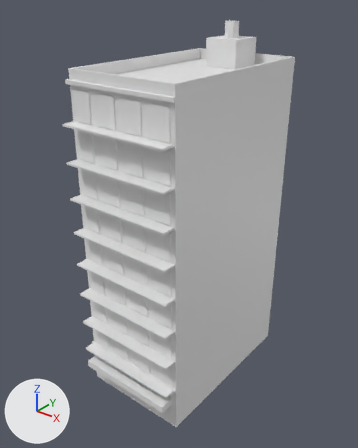
Renders of the glTF model modelos/ciudad/edificios/dep_10_a_lejos.glb from each side of a commit.
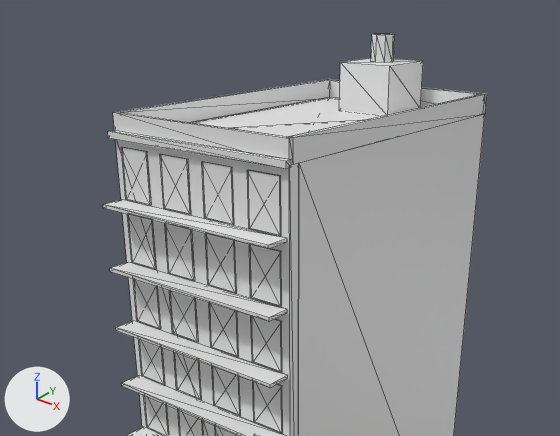
Old and new are each drawn whole from a 50 mm lens placed at (24.7, -24.2, 34.8), pointed at (-0.2, 6.9, 15.5) and again close up on the part from 0% to 95% of the width and 0% to 59% of the height. The axes (+X, +Y, +Z) are drawn at lower left. The lights are the same throughout. The last two pictures show the newer version. The close-ups show mesh edges as thin lines. Vertices at exactly the same position are counted once.

The older version as bpy lines, for what is in view:
```python
me_dep_10_a_lejos = bpy.data.meshes.new('dep_10_a_lejos')
me_dep_10_a_lejos.from_pydata(...)  # 420 vertices, 652 faces; spans x -5.1..5.1, y -1.3..16.0, z 0.0..31.9
ob_dep_10_a_lejos = bpy.data.objects.new('dep_10_a_lejos', me_dep_10_a_lejos)
ob_dep_10_a_lejos.location = (0.0, 0.0, 0.0)
```
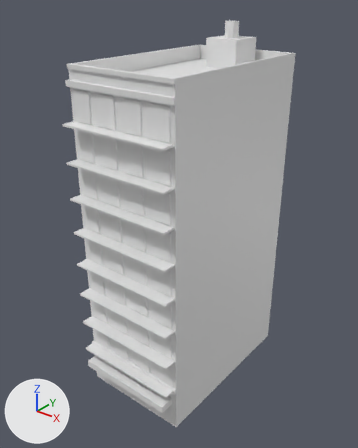
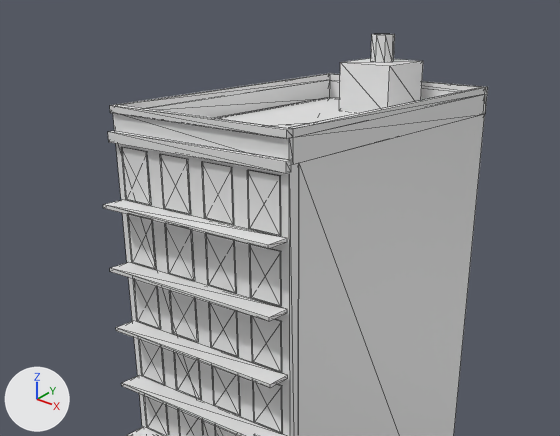
What differs and where, as boxes (x1, y1, x2, y2) in the close-ups (560 x 436 px):
'dep_10_a_lejos', reshaped: before (103, 34, 487, 436); after (103, 34, 488, 436)
part 1 of me_dep_10_a_lejos, built on: before (108, 131, 291, 169); after (108, 73, 488, 174)

The edits, one by one:
me_dep_10_a_lejos is used by ob_dep_10_a_lejos; location (0.0, 0.0, 0.0).
me_dep_10_a_lejos had 420 vertices, 652 faces and spanned x -5.1..5.1, y -1.3..16.0, z 0.0..31.9.
me_dep_10_a_lejos now has 434 vertices, 700 faces and spans x -5.1..5.1, y -1.3..16.0, z 0.0..31.9.
Part 1, on me_dep_10_a_lejos:
4 vertices in x -5.1..5.1, y -0.3..0.0, z 28.1 move by (0.0, 0.0, -0.1).
14 vertices are added at x -5.0..5.0, y -0.1..16.0, z 29.2..29.5.
48 new faces join them.
Other edits to the shape of me_dep_10_a_lejos do not show in these pictures.
